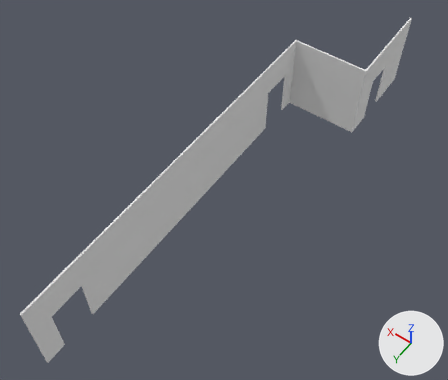
Renders of the Blender file Assets/3Dmodels/House/Right_Hall.blend from each side of a commit.
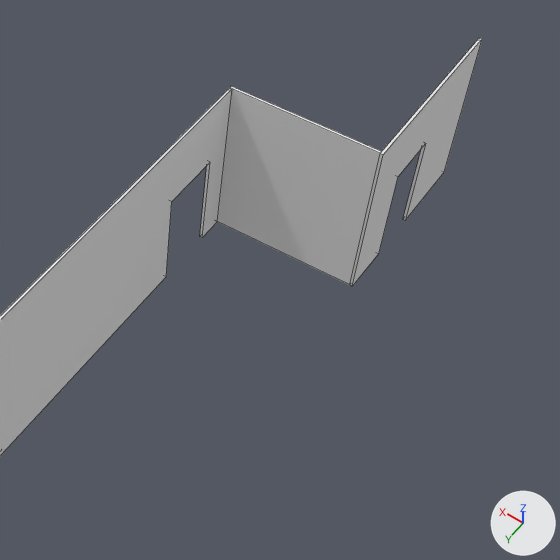
There are two pictures of each version: one whole from a 50 mm camera at (-24.2, 78.1, 68.8) aimed at (7.3, 34.0, -0.5), one close up on the part from 42% to 100% of the width and 0% to 68% of the height. The lights are fixed; the arrows at lower right show +X, +Y and +Z. The close-ups show mesh edges as thin lines.
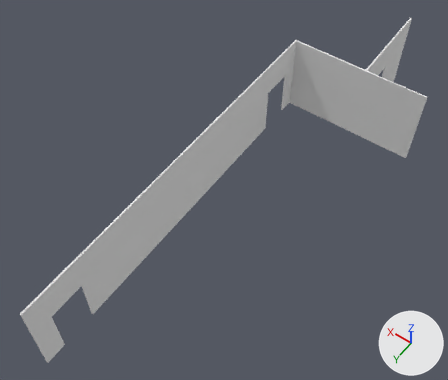
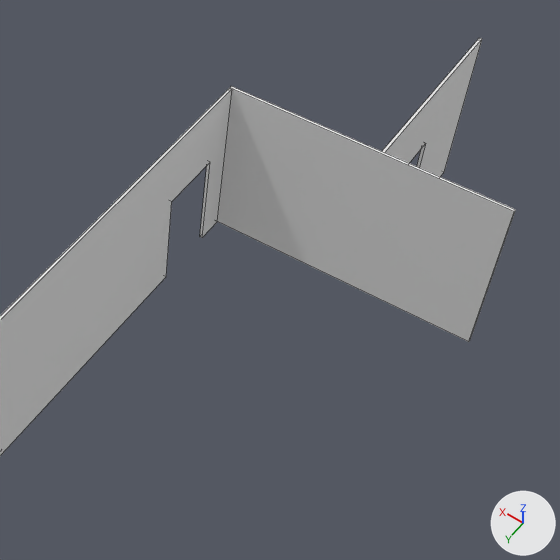
What differs and where, as boxes (x1, y1, x2, y2) in the close-ups (560 x 560 px; the box of a moved part takes in the faces that stretch with it):
'Cube', reshaped: before (0, 38, 482, 456); after (0, 38, 516, 456)
part 1 of me_cube, moved or reshaped: before (217, 86, 382, 285); after (217, 86, 516, 342)

Diff of the bpy script that builds the scene:
```diff
--- a/Assets/3Dmodels/House/Right_Hall.blend.py
+++ b/Assets/3Dmodels/House/Right_Hall.blend.py
@@ me_cube @@
 me_cube.from_pydata(...)  # 49 vertices, 30 faces; spans x -1.0..101.1, y -1.0..8.2, z -1.0..1.0
 # used by ob_cube; location = (0.0, 0.0, 0.0); scale = (0.122, 7.96, 6.6)
 # before: 24 (1.0, 1.0, -1.0) at pixel (349, 284), 27 (1.0, 1.0, -1.0), 28 (1.0, 1.0, 1.0) at pixel (380, 153), 31 (1.0, 1.0, 1.0) at pixel (381, 151)
+# me_cube part 1
+for i in [24, 27, 28, 31]: me_cube.vertices[i].co += Vector((-81.9, 0.0, 0.0))
 me_cube.materials.append(mat_material)
```
